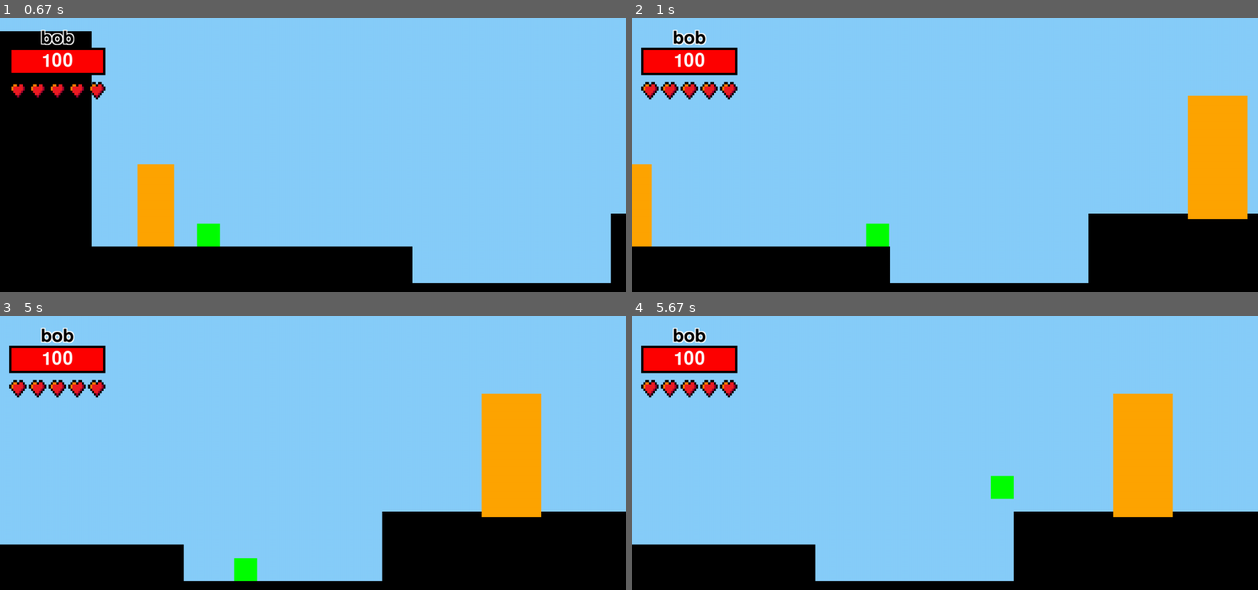
Above: before the commit, frames 1-4 (two rows, left to right).
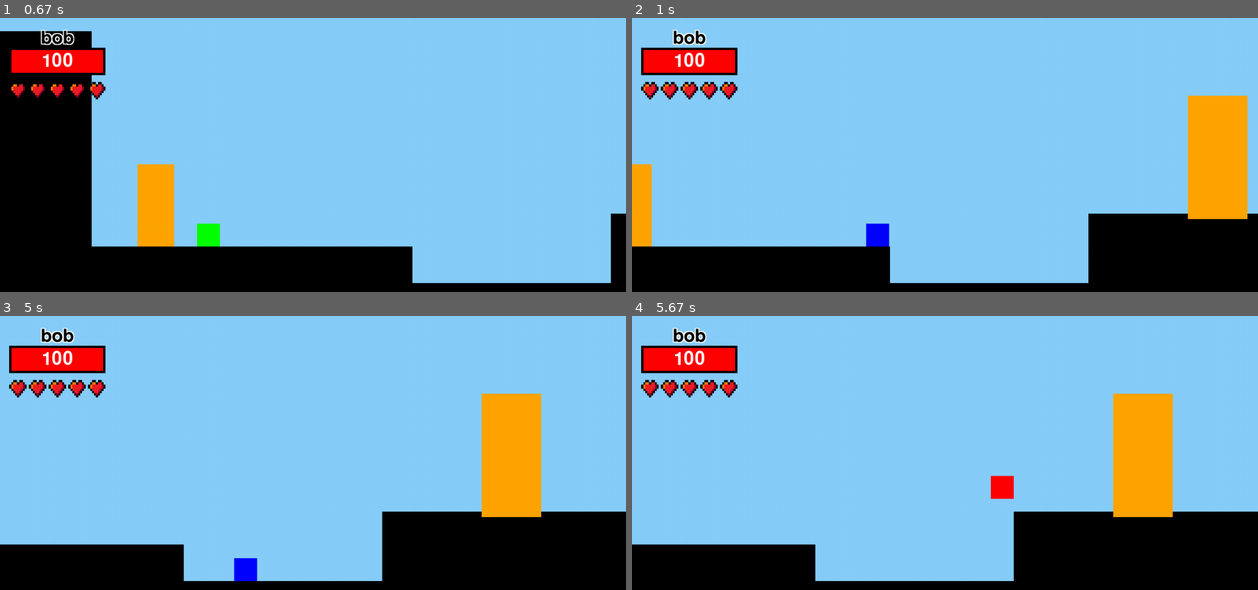
Above: after the commit, the same moments.

Repository: cast-hen/titanic_escape
Game: pygame game, started from main.py
The game is run twice, just before and just after one commit, with the same random seed, the same clock (stepped at 60 frames per second) and the same inputs.
Inputs (mouse positions are in pixels of both pictures, inside the frame that each line leads up to):
- Up to frame 1 (0.67 s): click (313, 193) at 0.38 s
- Up to frame 2 (1 s): hold D from 0.67 s (still down); move the mouse to (794, 196) at 0.7 s
- Up to frame 3 (5 s): release D at 1.13 s; hold W 1.17-1.63 s; move the mouse to (118, 439) at 1.2 s; hold A 2.17-2.7 s; move the mouse to (388, 521) at 2.2 s; hold D from 4.9 s (still down); move the mouse to (475, 546) at 4.93 s
- Up to frame 4 (5.67 s): release D at 5.37 s; hold W from 5.4 s (still down)

Frame 1 is identical in both runs. In frame 2, 0.3% of the frame differs, in the area x 37-42%, y 74-84%; in frame 3, 0.3%; in frame 4, 0.3%.

Commit message:
parkour disco

Diff:
--- a/parkour_functies.py
+++ b/parkour_functies.py
@@ -135,7 +135,13 @@
 enemyKwaardaardige_BOB_1 = character("Kwaadaardige BOB", 1, (255, 255, 0), 10, 10,["punch"], [], 0, True)
 
 #All objects
+#Tijdelijke player objects, worden plaatjes
 playerObject = Objects(game_manager.Player_posx, game_manager.Player_posy, 50, 50, 'green', 2, 0, 0, [1], "Player")
+playerColor_Still = 'green'
+playerColor_Left = 'yellow'
+playerColor_Right = 'blue'
+playerColor_Jump = 'red'
+
 
 cube1_1 = Objects(-500, 500, 900, 1500, 'black', 1, 0, 0, [1], "Collider")
 cube1_2 = Objects(400, 580, 570, 950, 'black', 1, 0, 0, [1], "Collider")
@@ -346,6 +352,15 @@
             CollisionGlitch = True
 
 
+        if playerObject.yspeed != 0:
+            playerObject.color = playerColor_Jump
+        elif playerObject.xspeed < 0:
+            playerObject.color = playerColor_Left
+        elif playerObject.xspeed > 0:
+            playerObject.color = playerColor_Right
+        else:
+            playerObject.color = playerColor_Still
+
         #spawnt alle objects
 
         for platform in platforms:
